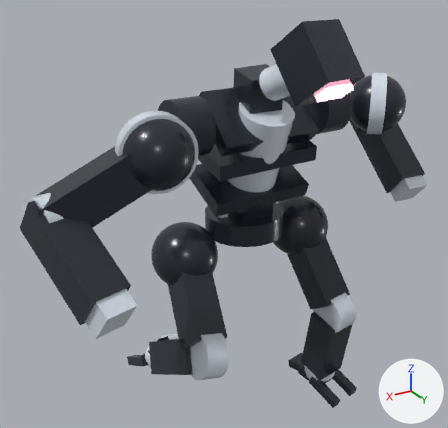
Renders of the glTF model assets/models/innerframe_run_cycle.glb from each side of a commit.
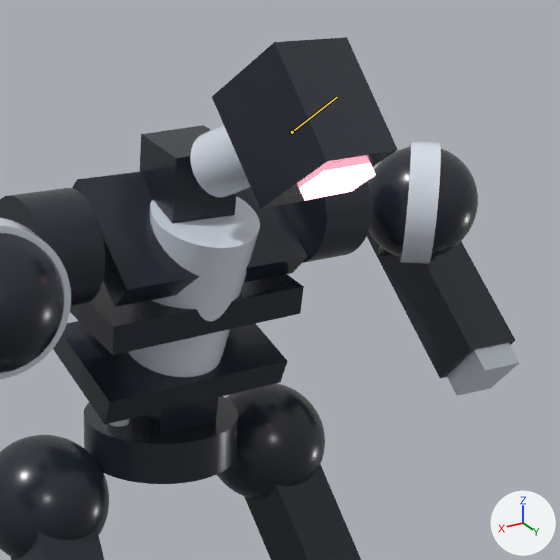
There are two pictures of each version: one whole from a 50 mm camera at (1.745, 2.687, 2.648) aimed at (0.182, 0.082, 1.345), one close up on the part from 36% to 100% of the width and 0% to 67% of the height. Every picture has the same lights, and +X, +Y and +Z are marked at lower right. The last two pictures show the newer version. Both versions are drawn at frame 62 of the action 'Run_C2_Loop'; the numbers are the values there. The bones that change are drawn over the model as lines in the close-ups.

Names of what the first close-up shows: 'arm_l_forearm_frame', 'arm_l_shoulder_joint', 'arm_r_shoulder_joint', 'body_core', 'body_rib_low', 'body_rib_mid', 'body_rib_top', 'body_spine', 'body_waist', 'head_eye_sensor', 'head_skull', 'leg_l_hip_joint', 'leg_r_hip_joint' and 10 more.
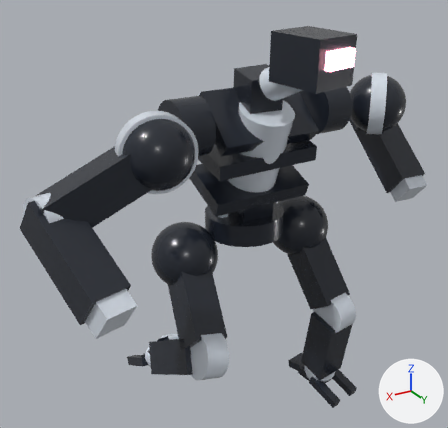
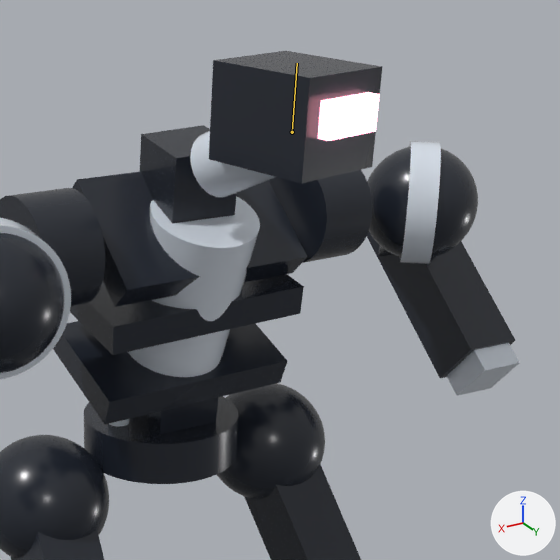
Commit message: run cycle SHIP18: head +63 gaze forward, spine<=45

Where the change shows, as pixel boxes (x1, y1, x2, y2) in the close-ups (560 x 560 px):
'head_skull', posed (7% narrower, 23% shorter)
    before: (212, 37, 398, 209)
    after: (209, 51, 382, 183)
'head_eye_sensor', posed
    before: (299, 163, 376, 201)
    after: (318, 92, 380, 141)
bone 'Inner_Head', root to tip
    before: (292, 132) to (337, 97)
    after: (292, 132) to (297, 63)

What the commit changed:
Bone 'Inner_Head' (bone_inner_head) turns from (12, -2, 1) to (63, 0, 0) degrees about its own x, y and z.
